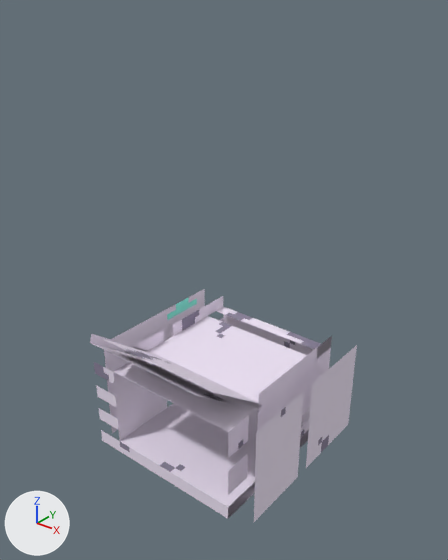
Renders of the glTF model assets/buildables/printer/printer.gltf from each side of a commit.
The view is the same before and after, from a 50 mm camera at (0.719, -0.904, 0.971) aimed at (0.011, -0.019, 0.422). Lighting does not change. The marker at lower left points along +X, +Y and +Z. The first picture is the older version. Where no turn or scale is listed for an object, it has been applied to the vertices. Vertices at exactly the same position are counted once.

The scene before the commit, as lines of its bpy script (objects in view):
```python
me_mesh_0 = bpy.data.meshes.new('Mesh_0')
me_mesh_0.from_pydata(...)  # a box spanning x -0.031..0.031, y -0.188..0.188, z 0.0..0.25
me_mesh_0.materials.append(mat_material_0)
me_mesh_1 = bpy.data.meshes.new('Mesh_1')
me_mesh_1.from_pydata(...)  # 10 vertices, 14 faces; spans x -0.156..0.156, y -0.188..0.188, z 0.109..0.203
me_mesh_1.materials.append(mat_material_0)
me_mesh_2 = bpy.data.meshes.new('Mesh_2')
me_mesh_2.from_pydata(...)  # a box spanning x -0.156..0.156, y -0.031..0.031, z 0.109..0.141
me_mesh_2.materials.append(mat_material_0)
me_mesh_3 = bpy.data.meshes.new('Mesh_3')
me_mesh_3.from_pydata(...)  # 8 vertices, 12 faces; spans x -0.156..0.156, y -0.052..0.107, z 0.098..0.231
me_mesh_3.materials.append(mat_material_0)
me_mesh_4 = bpy.data.meshes.new('Mesh_4')
me_mesh_4.from_pydata(...)  # 8 vertices, 6 faces; spans x -0.156..0.156, y -0.188..0.188, z 0.047..0.172
me_mesh_4.materials.append(mat_material_0)
me_mesh_5 = bpy.data.meshes.new('Mesh_5')
me_mesh_5.from_pydata(...)  # a box spanning x -0.031..0.031, y -0.188..0.188, z 0.0..0.25
me_mesh_5.materials.append(mat_material_0)
ob_mesh = bpy.data.objects.new('mesh', me_mesh_0)
ob_mesh.location = (0.188, 0.0, 0.0)
ob_mesh_001 = bpy.data.objects.new('mesh.001', me_mesh_1)
ob_mesh_001.location = (0.0, 0.0, -0.109)
ob_mesh_002 = bpy.data.objects.new('mesh.002', me_mesh_2)
ob_mesh_002.location = (0.0, 0.156, 0.109)
ob_mesh_003 = bpy.data.objects.new('mesh.003', me_mesh_3)
ob_mesh_003.location = (0.0, -0.188, 0.103)
ob_mesh_004 = bpy.data.objects.new('mesh.004', me_mesh_4)
ob_mesh_004.location = (0.0, 0.0, 0.047)
ob_mesh_005 = bpy.data.objects.new('mesh.005', me_mesh_5)
ob_mesh_005.location = (-0.188, 0.0, 0.0)
```
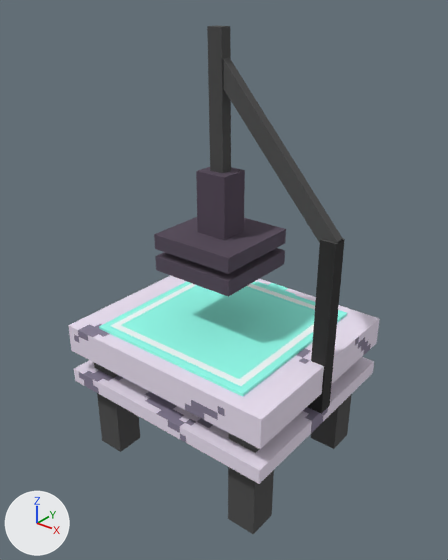
Where the newer file only moved an object's origin or applied its transform, the numbers keep the older frame.

What differs and where, as boxes [x1, y1, x2, y2] in the pictures (448 x 560 px; the box of a moved part takes in the faces that stretch with it):
'mesh', reshaped, moved (141% wider, 6% shorter): before [228, 336, 357, 522]; after [68, 275, 380, 449]
'mesh.002', reshaped, moved: before [317, 337, 332, 358]; after [99, 281, 347, 397]
'mesh.001', reshaped, moved: before [120, 403, 310, 518]; after [74, 357, 374, 484]
'mesh.005', reshaped: before [94, 289, 223, 452]; after [94, 363, 140, 452]
'mesh.008', added: after [223, 58, 343, 243]
'mesh.011', added: after [154, 217, 286, 274]
'mesh.003', reshaped, recoloured: before [90, 334, 258, 403]; after [311, 394, 352, 449]
'mesh.007', added: after [308, 238, 345, 414]
'mesh.010', added: after [196, 167, 245, 240]
'mesh.009', added: after [207, 25, 231, 173]
'mesh.012', added: after [155, 248, 285, 297]
'mesh.006', added: after [228, 433, 274, 534]
part 4 of me_mesh_3, deleted: before [90, 334, 258, 403]
part 5 of me_mesh_3, added: after [311, 394, 352, 449]
part 6 of me_mesh_4, built on: before [114, 307, 321, 432]
part 7 of me_mesh_5, moved or reshaped: before [104, 289, 223, 441]; after [113, 373, 140, 451]
part 8 of me_mesh_5, recoloured (grey to black): [94, 363, 121, 452] in both

What changed in the scene script:
```text
Add mat_material_2:
    mat_material_2 = bpy.data.materials.new('Material_2')
    # uses the picture img_image_2
Add mat_material_1:
    mat_material_1 = bpy.data.materials.new('Material_1')
    # uses the picture img_image_1
Add mat_material_4:
    mat_material_4 = bpy.data.materials.new('Material_4')
    # uses the picture img_image_4
Add mat_material_3:
    mat_material_3 = bpy.data.materials.new('Material_3')
    # uses the picture img_image_3
Change me_mesh_0:
    remove me_mesh_0.from_pydata(...)  # 8 vertices, 12 faces; spans x -0.031..0.031, y -0.188..0.188, z 0.0..0.25
    add me_mesh_0.from_pydata(...)  # 8 vertices, 12 faces; spans x -0.25..0.25, y -0.219..0.219, z 0.094..0.156
    me_mesh_0 part 1: the whole mesh is rebuilt
Change me_mesh_1:
    remove me_mesh_1.from_pydata(...)  # 10 vertices, 14 faces; spans x -0.156..0.156, y -0.188..0.188, z 0.109..0.203
    add me_mesh_1.from_pydata(...)  # 8 vertices, 12 faces; spans x -0.25..0.25, y -0.219..0.219, z 0.109..0.141
    me_mesh_1 part 2: the whole mesh is rebuilt
Change me_mesh_2:
    remove me_mesh_2.from_pydata(...)  # 8 vertices, 12 faces; spans x -0.156..0.156, y -0.031..0.031, z 0.109..0.141
    remove me_mesh_2.materials.append(mat_material_0)
    add me_mesh_2.from_pydata(...)  # 8 vertices, 10 faces; spans x -0.188..0.188, y -0.188..0.188, z 0.122..0.128
    me_mesh_2 part 3: the whole mesh is rebuilt
    add me_mesh_2.materials.append(mat_material_1)
Change me_mesh_3:
    remove me_mesh_3.from_pydata(...)  # 8 vertices, 12 faces; spans x -0.156..0.156, y -0.052..0.107, z 0.098..0.231
    remove me_mesh_3.materials.append(mat_material_0)
    add me_mesh_3.from_pydata(...)  # 8 vertices, 10 faces; spans x 0.156..0.219, y 0.312..0.375, z -0.103..0.147
    me_mesh_3 part 4: 8 vertices removed from x -0.156..0.156, y -0.052..0.107, z 0.098..0.231
    me_mesh_3 part 5: 8 vertices added at x 0.156..0.219, y 0.312..0.375, z -0.103..0.147
    add me_mesh_3.materials.append(mat_material_2)
Change me_mesh_4:
    remove me_mesh_4.from_pydata(...)  # 8 vertices, 6 faces; spans x -0.156..0.156, y -0.188..0.188, z 0.047..0.172
    remove me_mesh_4.materials.append(mat_material_0)
    add me_mesh_4.from_pydata(...)  # 8 vertices, 10 faces; spans x -0.031..0.031, y -0.031..0.031, z 0.0..0.25
    me_mesh_4 part 6: the whole mesh is rebuilt
    add me_mesh_4.materials.append(mat_material_2)
Change me_mesh_5:
    remove me_mesh_5.from_pydata(...)  # 8 vertices, 12 faces; spans x -0.031..0.031, y -0.188..0.188, z 0.0..0.25
    add me_mesh_5.from_pydata(...)  # 8 vertices, 10 faces; spans x -0.031..0.031, y -0.188..-0.125, z 0.0..0.25
    me_mesh_5 part 7
    4 vertices are removed from x -0.031..0.031, y 0.188, z 0.0..0.25
    10 faces are deleted
    4 vertices are added at (0.031, -0.125, 0.25), (0.031, -0.125, 0.0), (-0.031, -0.125, 0.25), (-0.031, -0.125, 0.0)
    8 new faces join them
    me_mesh_5 part 8: 2 faces spanning x -0.031..0.031, y -0.188, z 0.0..0.25 switch from mat_material_0 to mat_material_2
Change ob_mesh:
    ob_mesh.location: (0.188, 0.0, 0.0) -> (0.0, 0.0, 0.156)
Change ob_mesh_001:
    ob_mesh_001.location: (0.0, 0.0, -0.109) -> (0.0, 0.0, 0.062)
Change ob_mesh_002:
    ob_mesh_002.location: (0.0, 0.156, 0.109) -> (0.0, 0.0, 0.191)
Add ob_mesh_012:
    ob_mesh_012 = bpy.data.objects.new('mesh.012', me_mesh_12)  # a box spanning x -0.094..0.094, y -0.094..0.094, z 0.109..0.141
    ob_mesh_012.location = (-0.013, 0.0, 0.328)
Add ob_mesh_011:
    ob_mesh_011 = bpy.data.objects.new('mesh.011', me_mesh_11)  # a box spanning x -0.094..0.094, y -0.094..0.094, z 0.109..0.141
    ob_mesh_011.location = (-0.013, 0.0, 0.375)
Add ob_mesh_010:
    ob_mesh_010 = bpy.data.objects.new('mesh.010', me_mesh_10)  # a box spanning x -0.0344..0.0344, y -0.0312..0.0312, z 0.0625..0.1875
    ob_mesh_010.location = (-0.013, 0.0, 0.453)
Add ob_mesh_009:
    ob_mesh_009 = bpy.data.objects.new('mesh.009', me_mesh_9)  # 8 vertices, 12 faces; spans x -0.016..0.019, y -0.012..0.012, z -0.312..0.0
    ob_mesh_009.location = (-0.016, 0.0, 0.897)
Add ob_mesh_008:
    ob_mesh_008 = bpy.data.objects.new('mesh.008', me_mesh_8)  # 8 vertices, 8 faces; spans x -0.271..0.012, y -0.009..0.009, z -0.011..0.3
    ob_mesh_008.location = (0.241, 0.0, 0.553)
Add ob_mesh_007:
    ob_mesh_007 = bpy.data.objects.new('mesh.007', me_mesh_7)  # a box spanning x -0.016..0.016, y -0.016..0.016, z -0.109..0.25
    ob_mesh_007.location = (0.237, 0.0, 0.312)
Add ob_mesh_006:
    ob_mesh_006 = bpy.data.objects.new('mesh.006', me_mesh_6)  # 8 vertices, 10 faces; spans x -0.031..0.031, y -0.031..0.031, z 0.0..0.25
    ob_mesh_006.location = (0.188, -0.156, 0.0)
```
